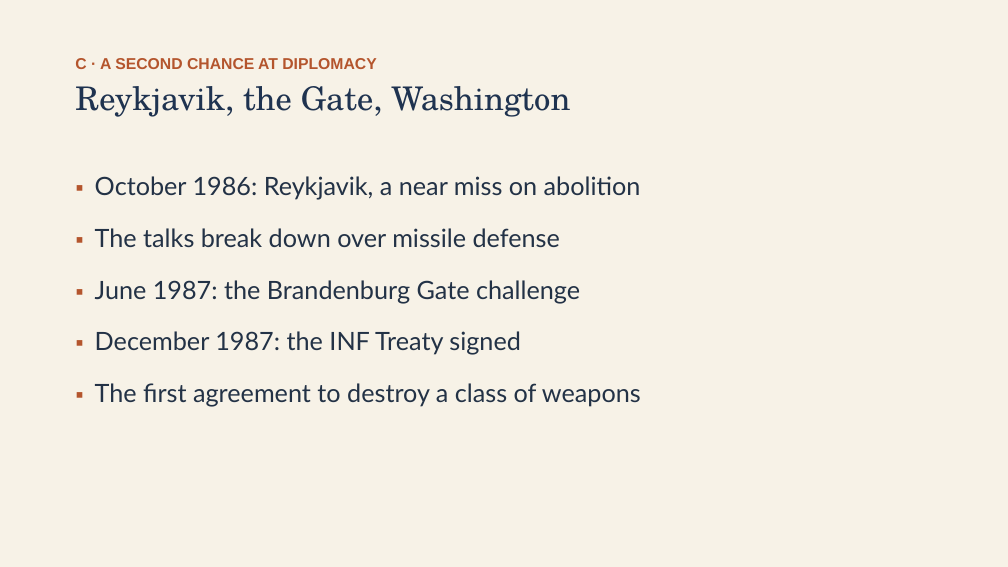
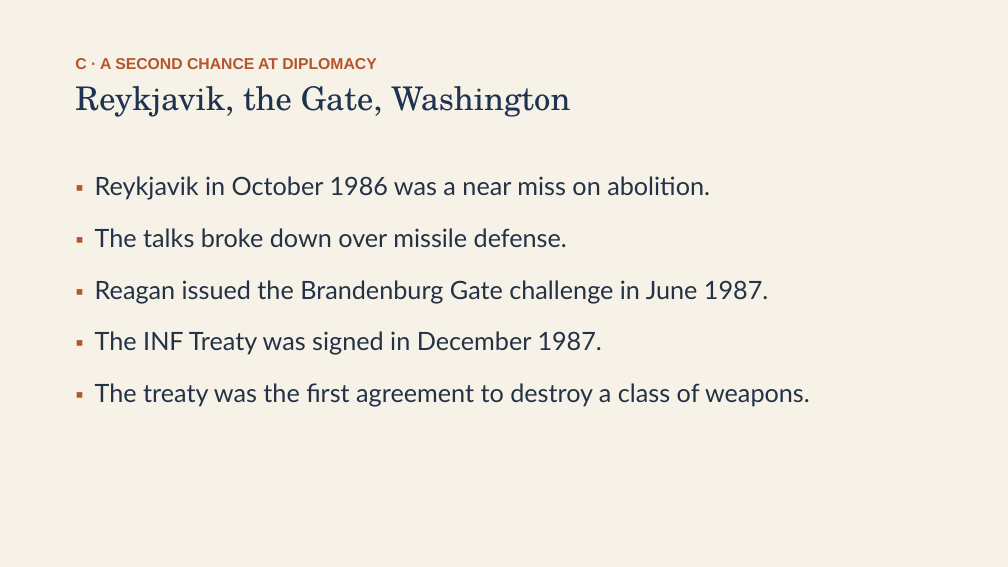
Before and after one commit to ab17gthb/humanities-curriculum-group, a slide deck: slide 9 of cold-war/lesson-08/lesson-08-slides.pptx. Drawn at 1008x567 pixels with LibreOffice and Linux fonts; fonts in the diff are those of the drawing. Boxes give left, top, right and bottom in pixels: in the first picture for what was removed or moved away, otherwise in the second. Text is boxed around its words. In the diff, an @@ line names an element or a change of style, - is before the commit and + after.

```diff
--- a/cold-war/lesson-08/lesson-08-slides.pptx
+++ b/cold-war/lesson-08/lesson-08-slides.pptx
@@ text at <box>95,176,810,406</box>: text changed @@
-▪ October 1986: Reykjavik, a near miss on abolition
-▪ The talks break down over missile defense
-▪ June 1987: the Brandenburg Gate challenge
-▪ December 1987: the INF Treaty signed
-▪ The first agreement to destroy a class of weapons
+▪ Reykjavik in October 1986 was a near miss on abolition.
+▪ The talks broke down over missile defense.
+▪ Reagan issued the Brandenburg Gate challenge in June 1987.
+▪ The INF Treaty was signed in December 1987.
+▪ The treaty was the first agreement to destroy a class of weapons.
```
Also in this commit, not shown: 8 other slides changed, 6 other files.
